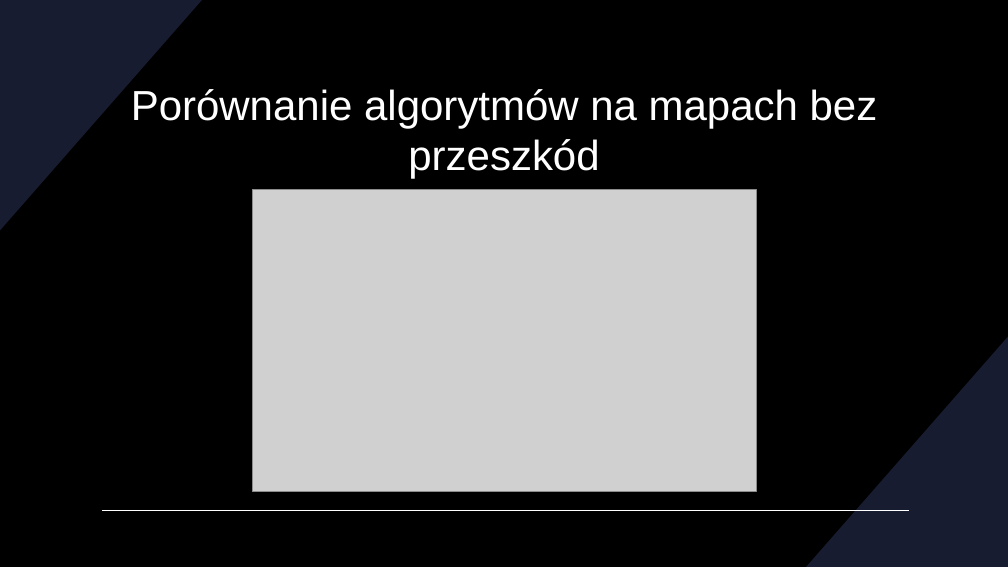
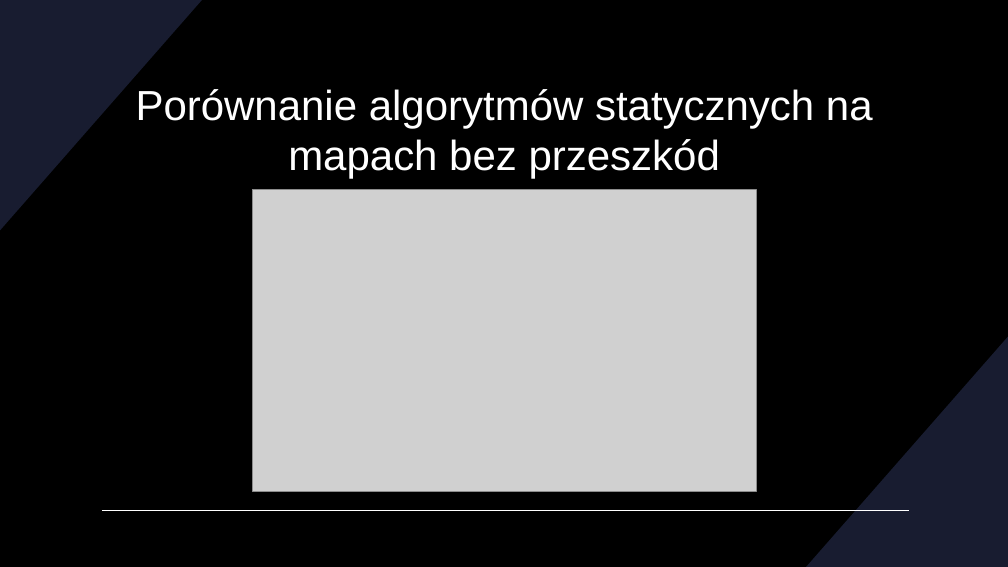
Before and after one commit to DevxMike/master_degree, a slide deck: slide 22 of ppt/Magisterka.pptx. Drawn at 1008x567 pixels with LibreOffice and Linux fonts; fonts in the diff are those of the drawing; grey boxes stand for pictures. Boxes give left, top, right and bottom in pixels: in the first picture for what was removed or moved away, otherwise in the second. Text is boxed around its words. In the diff, an @@ line names an element or a change of style, - is before the commit and + after.

```diff
--- a/ppt/Magisterka.pptx
+++ b/ppt/Magisterka.pptx
@@ title at <box>136,89,873,178</box>: text changed @@
-Porównanie algorytmów na mapach bez przeszkód
+Porównanie algorytmów statycznych na mapach bez przeszkód
```
Also in this commit, not shown: 4 other slides changed, 2 other files.
